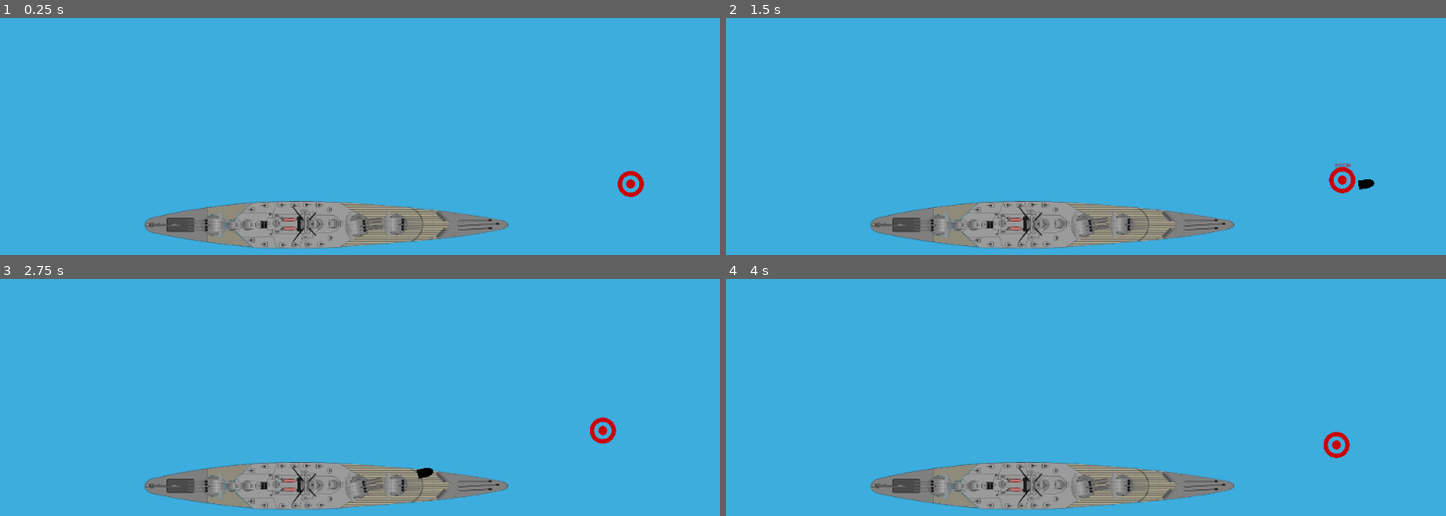
Above: before the commit, frames 1-4 (two rows, left to right).
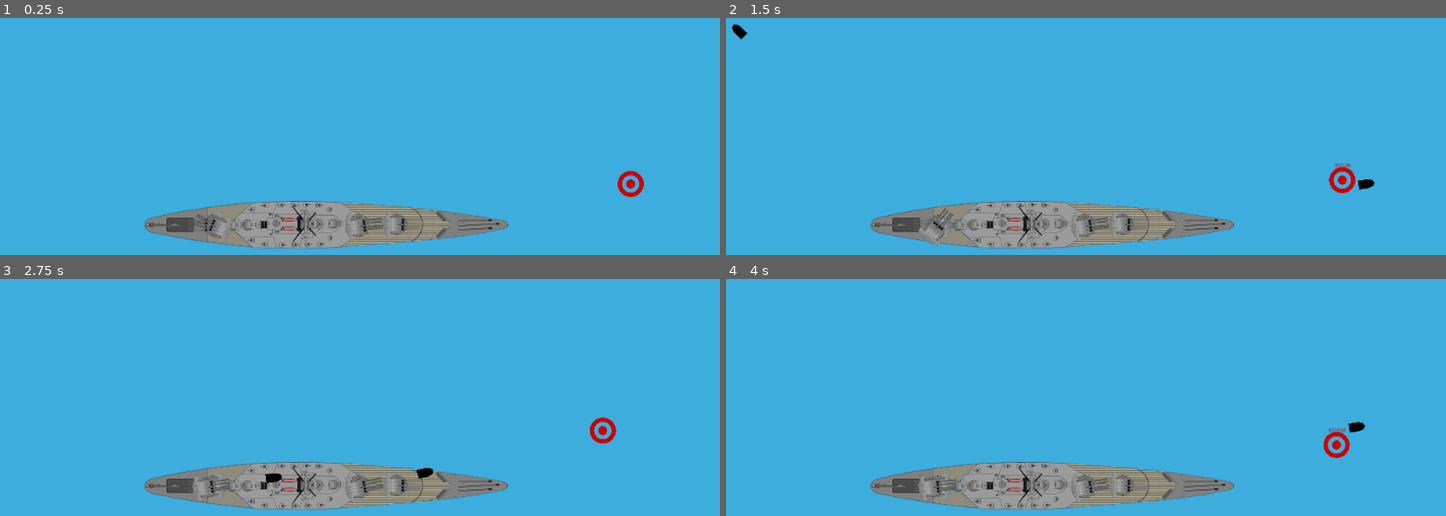
Above: after the commit, the same moments.

Repository: qsollet/2d-naval-combat
Game: Godot game, scene res://main.tscn
Two runs of this game, one before a commit and one after it. Both use one fixed random seed, a clock stepped at 60 frames per second and the inputs below.
Inputs:
- Up to frame 1 (0.25 s): no input
- Up to frame 2 (1.5 s): tap Enter (ui_accept) at 0.5, 1.35 s; hold Right (ui_right) 0.53-1.28 s; hold Enter (ui_accept) 0.53-1.28 s; hold Down (ui_down) from 1.28 s (still down)
- Up to frame 3 (2.75 s): tap Enter (ui_accept) at 1.52, 1.82 s; release Down (ui_down) at 2.03 s; hold Right (ui_right) from 2.03 s (still down); hold Enter (ui_accept) from 2.03 s (still down)
- Up to frame 4 (4 s): release Right (ui_right) at 2.78 s; release Enter (ui_accept) at 2.78 s; hold Up (ui_up) 2.78-3.53 s; tap Enter (ui_accept) at 2.85, 3.02, 3.32 s; hold Left (ui_left) from 3.53 s (still down); hold Enter (ui_accept) from 3.53 s (still down)

The runs differ from the first frame. In frame 1, 0.1% of the frame differs, in the area x 27-33%, y 82-95%; in frame 2, 0.3%; in frame 3, 0.3%; in frame 4, 0.3%, in the area x 26-89%, y 60-93%.

Commit message:
double the turret, double the fun

Diff:
--- a/shipA.gd
+++ b/shipA.gd
@@ -9,9 +9,11 @@
 	for elem in elems:
 		target = elem
 	$turret1.target = target
+	$turret2.target = target
 
 func shoot():
 	$turret1.shoot()
+	$turret2.shoot()
 
 func _process(delta):
 	# Ship movement
--- a/shipA.tscn
+++ b/shipA.tscn
@@ -24,3 +24,8 @@
 [node name="turret1" parent="." instance=ExtResource( 3 )]
 position = Vector2( 100, 0 )
 Shell = ExtResource( 4 )
+
+[node name="turret2" parent="." instance=ExtResource( 3 )]
+position = Vector2( -296.334, 0 )
+rotation = 3.14159
+Shell = ExtResource( 4 )
